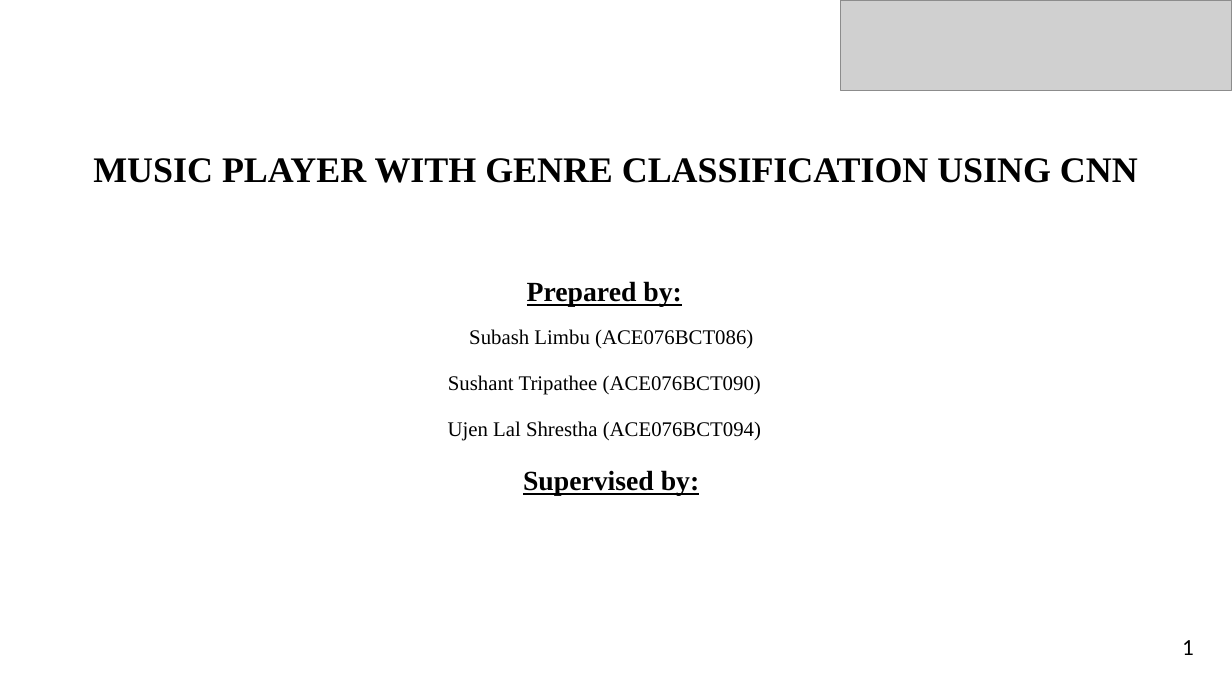
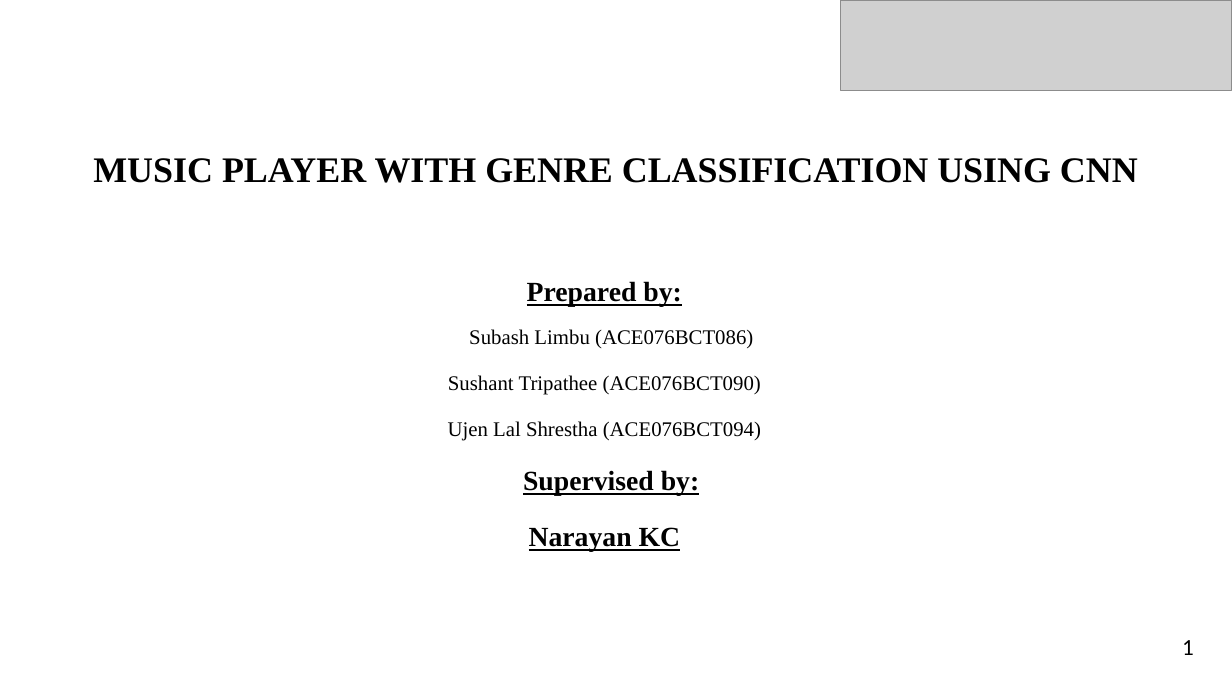
Before and after one commit to sushantbro11/Music_Genre_Classification, a slide deck: slide 1 of Final defense ppt format.pptx. Drawn at 1232x693 pixels with LibreOffice and Linux fonts; fonts in the diff are those of the drawing; grey boxes stand for pictures. Boxes give left, top, right and bottom in pixels: in the first picture for what was removed or moved away, otherwise in the second. Text is boxed around its words. In the diff, an @@ line names an element or a change of style, - is before the commit and + after.

```diff
--- a/Final defense ppt format.pptx
+++ b/Final defense ppt format.pptx
@@ text at bbox=[529, 527, 681, 552]: paragraph added @@
+Narayan KC
```
Also in this commit, not shown: 5 other slides changed, 1 slide added, 2 other files.
